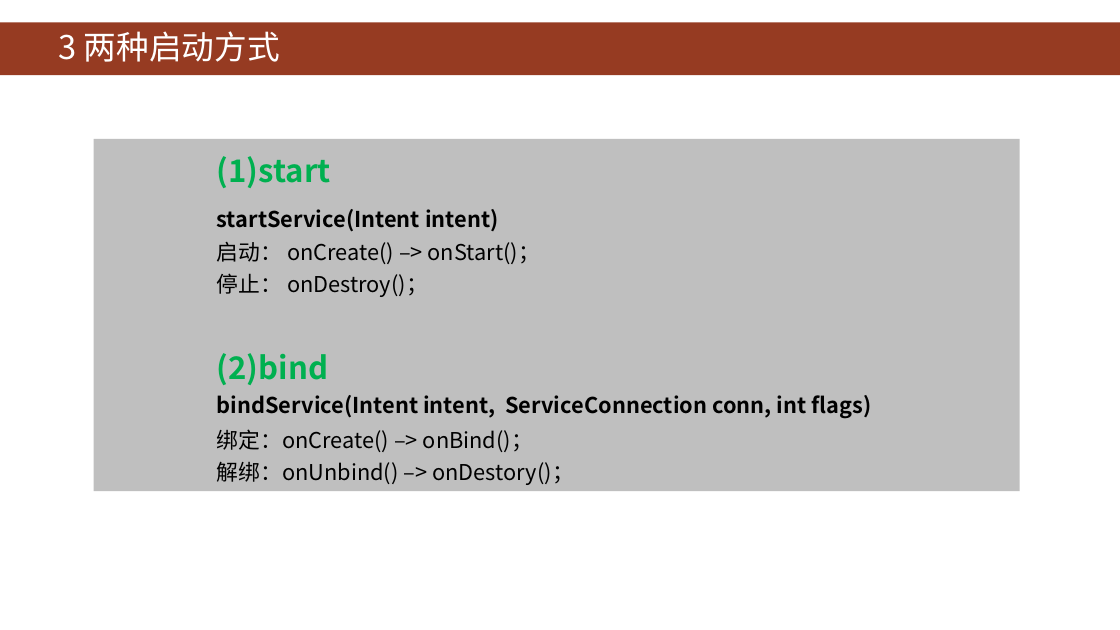
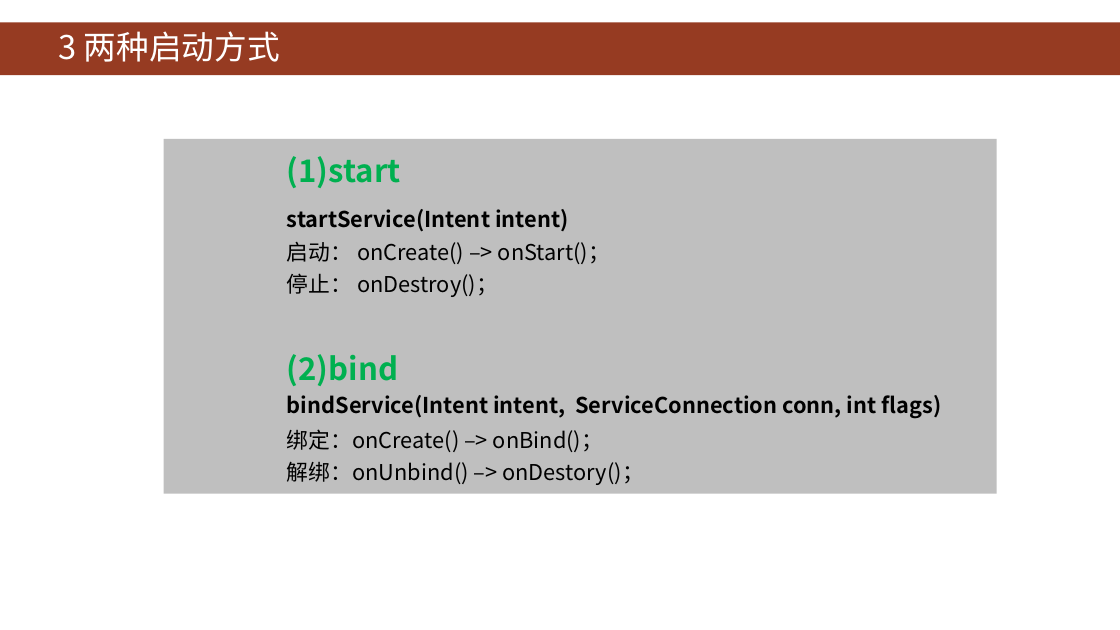
Before and after one commit to HBU/Android-PPT, a slide deck: slide 4 of 06.0 -- 服务 ------- 第06章.pptx. Drawn at 1120x630 pixels with LibreOffice and Linux fonts; fonts in the diff are those of the drawing; background and template pictures are left out. Boxes give left, top, right and bottom in pixels: in the first picture for what was removed or moved away, otherwise in the second. Text is boxed around its words. In the diff, an @@ line names an element or a change of style, - is before the commit and + after.

```diff
--- a/06.0 -- 服务 ------- 第06章.pptx
+++ b/06.0 -- 服务 ------- 第06章.pptx
@@ rectangle "(1)start": place and size @@
-rectangle "(1)start" at <box>94,139,1020,492</box>
+rectangle "(1)start" at <box>164,139,997,494</box>
```
Also in this commit, not shown: 3 other slides changed.
